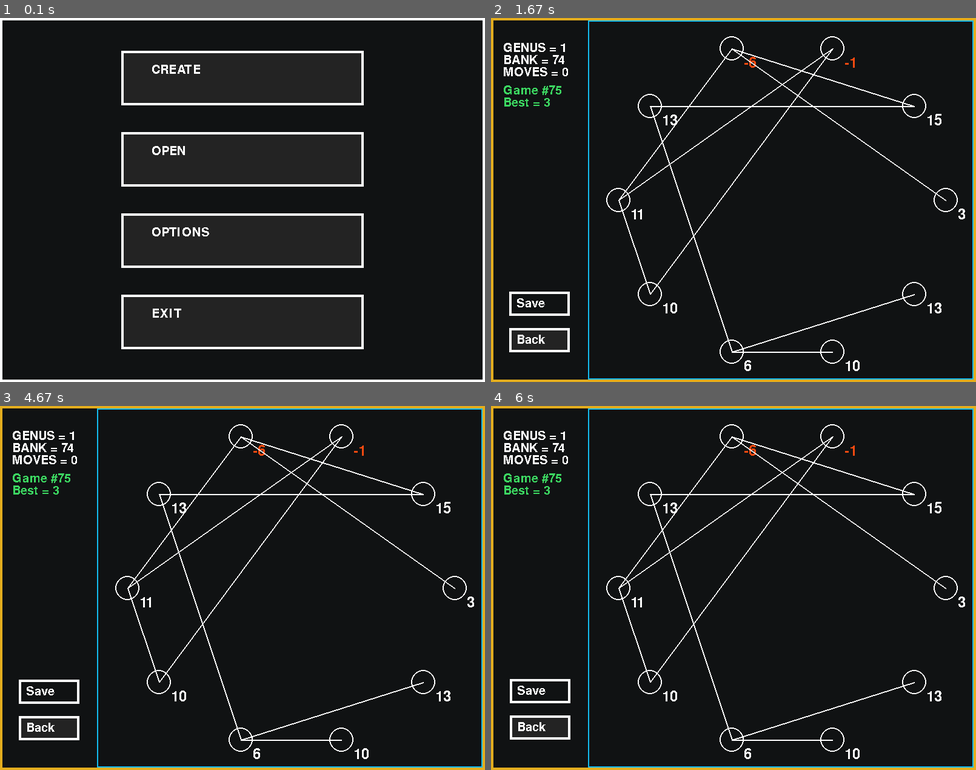
Above: before the commit, frames 1-4 (two rows, left to right).
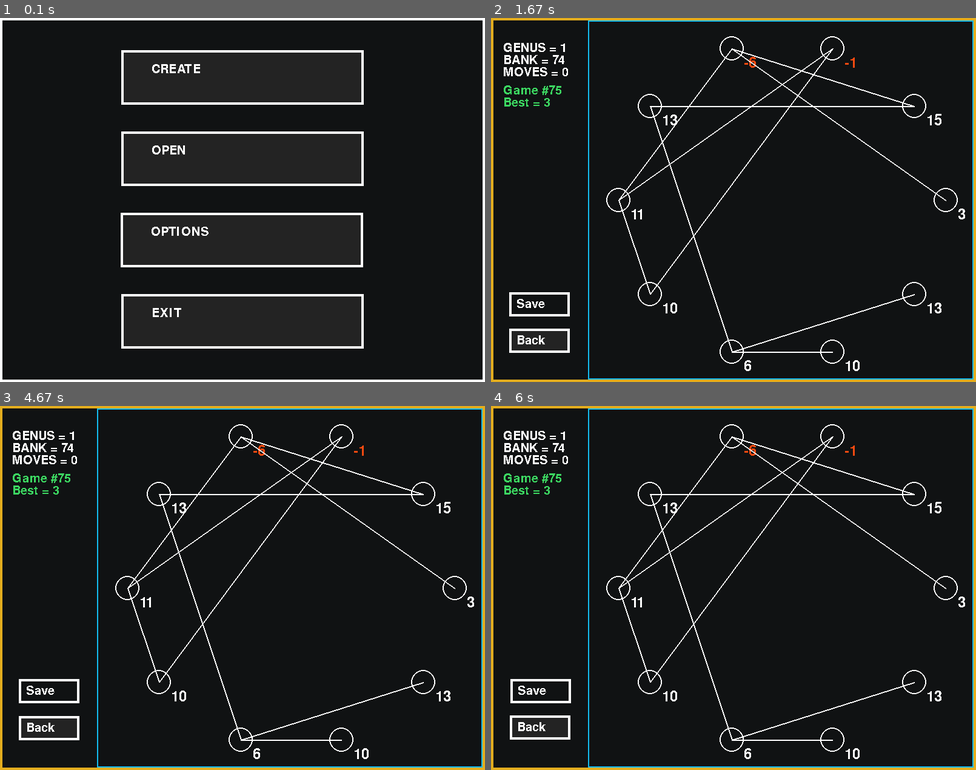
Above: after the commit, the same moments.

Repository: rayannott/dollargame
Game: pygame game, started from main.py
Two runs of this game, one before a commit and one after it. Both use one fixed random seed, a clock stepped at 60 frames per second and the inputs below.
Inputs (mouse positions are in pixels of both pictures, inside the frame that each line leads up to):
- Up to frame 1 (0.1 s): no input
- Up to frame 2 (1.67 s): click "OPEN" at 0.38 s; click "75" at 0.72 s; click (888, 189) at 1.05 s
- Up to frame 3 (4.67 s): no input
- Up to frame 4 (6 s): no input

The runs differ from the first frame. In frame 1, 1.6% of the frame differs, in the area x 24-75%, y 8-91%; in frame 2, 0.2%; in frame 3, 0.1%; in frame 4, less than 0.1%.

Commit message:
added cycling through the colours

Diff:
--- a/ui_elements.py
+++ b/ui_elements.py
@@ -1,7 +1,17 @@
 import pygame
 from utils import THEME, PANEL_HEIGHT
 import math
+from random import random, randint
 
+def hex_to_rgb(s):
+    s = s[1:]
+    return [int(s[i:i+2], 16) for i in (0, 2, 4)]
+
+def rgb_to_hex(rgb):
+    return '#%02X%02X%02X' % tuple(rgb)
+
+def random_color():
+    return rgb_to_hex((randint(0, 255),randint(0, 255),randint(0, 255)))
 
 
 class Button():
@@ -17,26 +27,36 @@
         self.bg_color = bg_color
         self.text_placement_specifier = text_placement_specifier
         self.time = 0
+        self.dt = 1./240
+        self.color_time = 0
+
         self.pos_wiggle = [0, 0]
-        self.pos_wiggle_magn = min(self.size)*0.05
+        magnitude_t = random()
+        self.pos_wiggle_magn = min(self.size) * ((1-magnitude_t)*0.03 + magnitude_t*0.055)
+        self.rot_direction = (-1) ** (random() > 0.5)
+        rot_speed_t = random()
+        self.rs = (1-rot_speed_t) * 0.8 + rot_speed_t * 1.2 # rotation speed
+
+        # cycling button colours
+        self.col = THEME['def']
 
     def pos_wiggle_update(self):
-        self.pos_wiggle[0] = self.pos_wiggle_magn*math.sin(self.time)
-        self.pos_wiggle[1] = self.pos_wiggle_magn*math.cos(self.time)
+        self.pos_wiggle[0] = self.rot_direction * self.pos_wiggle_magn*math.sin(self.rs*self.time)
+        self.pos_wiggle[1] = self.pos_wiggle_magn*math.cos(self.rs*self.time)
 
 
     def draw(self, screen, font):
         def color_active(col):
             return col if self.is_active else THEME['button_inactive']
         if self.is_visible:
-            self.time += 1./240
+            self.time += self.dt
             x, y = self.topleft
             self.pos_wiggle_update()
             x += self.pos_wiggle[0]
             y += self.pos_wiggle[1]
             wi, he = self.size
             color = color_active(self.bg_color)
-            pygame.draw.rect(screen, THEME['def'], [x, y, wi, he], width=4)
+            pygame.draw.rect(screen, self.col, [x, y, wi, he], width=4)
             pygame.draw.rect(screen, color, [x+4, y+4, wi-8, he-8])
             if self.text_placement_specifier == 'text_input':
                 position = x + he//4, y + he//4
@@ -45,8 +65,25 @@
             screen.blit(font.render(self.text, False,
                         THEME['def']), position)
 
+    def cycle_color(self):
+        # self.col = '#5750b3'
+        rgb_col = [0, 0, 0]
+        rgb_col[0] = int(math.sin(self.color_time*4)**2 * 200)
+        rgb_col[1] = int(math.cos(self.color_time*3)**2 * 180)
+        rgb_col[2] = int(math.cos(self.color_time*2)**2 * 210)
+        self.col = rgb_to_hex(rgb_col)
+        # print(self.col)
+        self.color_time += 5e-4
+
+
     def hovering(self, pos):
         res = self.rect.collidepoint(pos) and self.is_active
+        if res:
+            self.dt = 0
+            self.cycle_color()
+        else:
+            self.dt = 1./240
+            # self.col = THEME['def']
         return res
 
 
